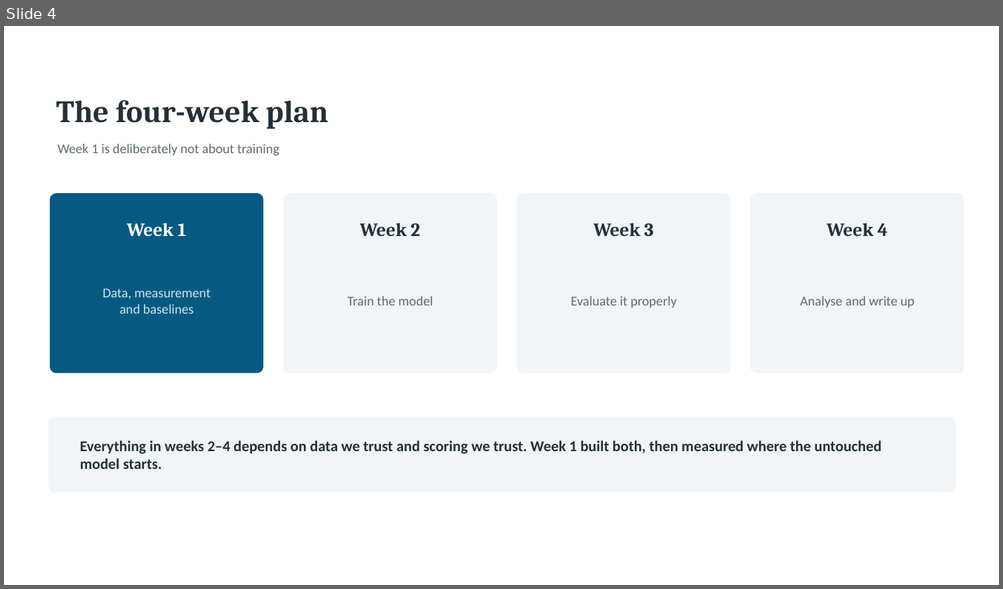
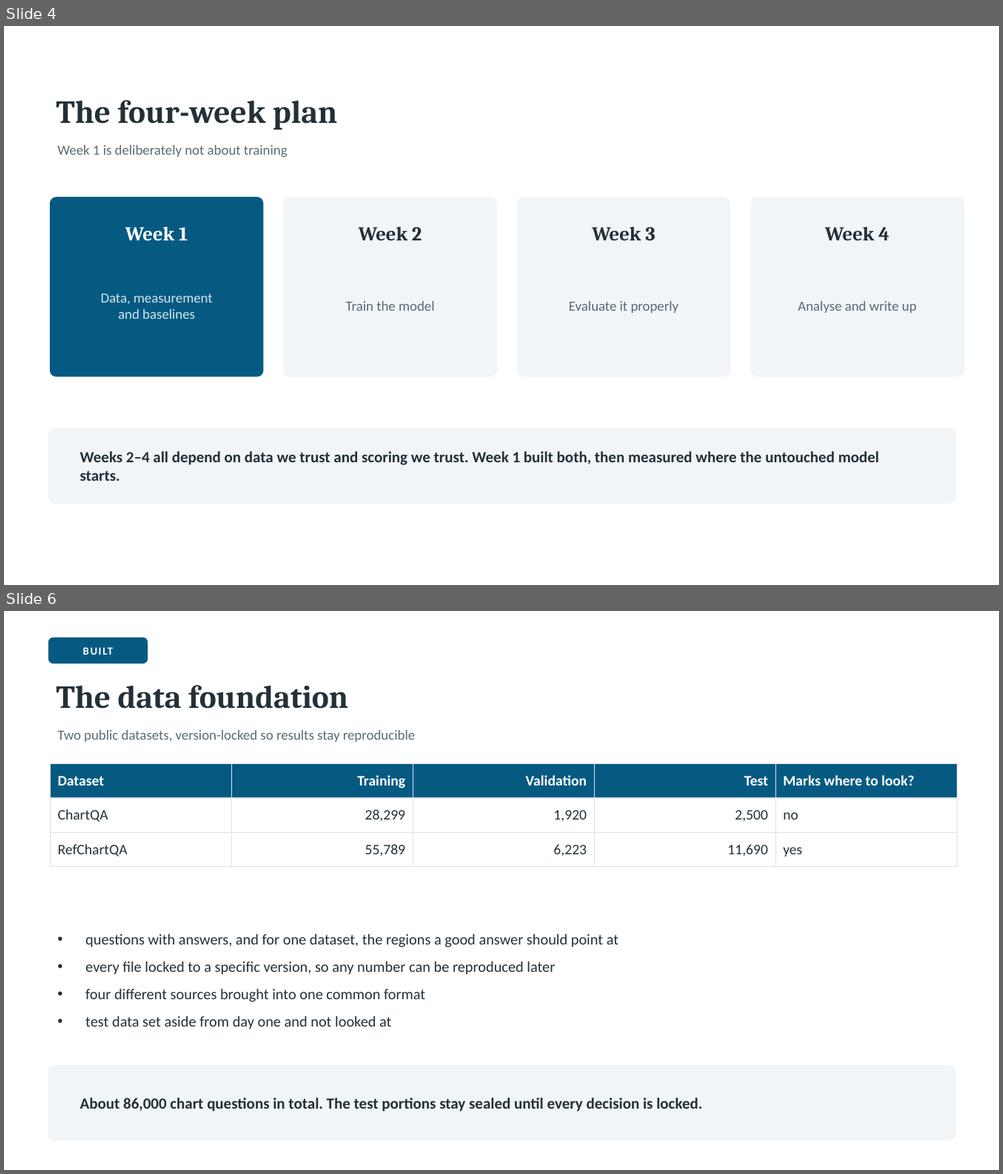
Before and after one commit to Ahmed-Elghazaly/chartqa-dual-target, a slide deck: presentation/ChartQA-Week1.pptx. Shown one above the other, each under a label of ours: slide 4 before the commit, slides 4 and 6 after it; the slides between them are not shown. The pictures are 1003x589 and 1003x1174 pixels, drawn with LibreOffice and Linux fonts; fonts in the diff are those of the drawing. Boxes give left, top, right and bottom in pixels: in the first picture for what was removed or moved away, otherwise in the second. Text is boxed around its words. In the diff, an @@ line names an element or a change of style, - is before the commit and + after.

```diff
--- a/presentation/ChartQA-Week1.pptx
+++ b/presentation/ChartQA-Week1.pptx
@@ slide 6 added at box(4, 611, 999, 1170), background #FFFFFF @@
@@ rounded rectangle added at box(48, 638, 148, 664), fill #065A82, outline #065A82 1 pt @@
@@ text added at box(48, 638, 148, 664), 10.5 pt, text #FFFFFF, bold @@
+BUILT
@@ text added at box(56, 685, 348, 709), 31 pt, text #233038, bold @@
+The data foundation
@@ text added at box(57, 730, 415, 742), 13.5 pt, text #5A6B75 @@
+Two public datasets, version-locked so results stay reproducible
@@ table added at box(51, 764, 957, 860), 3 rows, 5 columns @@
+Dataset | Training | Validation | Test | Marks where to look?
+ChartQA | 28,299 | 1,920 | 2,500 | no
+RefChartQA | 55,789 | 6,223 | 11,690 | yes
@@ text added at box(85, 934, 618, 1030), 14.5 pt, text #233038 @@
+• questions with answers, and for one dataset, the regions a good answer should point at
+• every file locked to a specific version, so any number can be reproduced later
+• four different sources brought into one common format
+• test data set aside from day one and not looked at
@@ rounded rectangle added at box(48, 1066, 956, 1141), fill #F1F5F8, outline #F1F5F8 1 pt @@
@@ text added at box(80, 1098, 702, 1112), 15 pt, text #233038, bold @@
+About 86,000 chart questions in total. The test portions stay sealed until every decision is locked.
@@ slide 4 changed as well @@
@@ text "The four-week plan" at box(56, 100, 337, 130): size 30 to 31 pt @@
@@ 4 texts, 4 rounded rectangles: place and size @@
-4 texts, 4 rounded rectangles at box(51, 194, 964, 373)
+4 texts, 4 rounded rectangles at box(51, 198, 964, 377)
@@ size 18 to 19 pt in 4 elements at box(125, 227, 188, 241), box(358, 227, 421, 241), box(592, 227, 655, 241), box(825, 227, 889, 241) @@
@@ size 13 to 13.5 pt in 5 elements at box(57, 145, 287, 157), box(101, 294, 213, 319), box(346, 301, 435, 311), box(569, 301, 679, 313), box(797, 301, 916, 313) @@
@@ rounded rectangle: place and size @@
-rounded rectangle at box(48, 417, 956, 492)
+rounded rectangle at box(48, 429, 956, 503)
@@ text at box(80, 452, 879, 481): text changed; size 14.5 to 15 pt @@
-Everything in weeks 2–4 depends on data we trust and scoring we trust. Week 1 built both, then measured where the untouched model starts.
+Weeks 2–4 all depend on data we trust and scoring we trust. Week 1 built both, then measured where the untouched model starts.
```
Also in this commit, not shown: 4 other slides changed, 8 other slides added, 14 slides removed, 7 other files.
